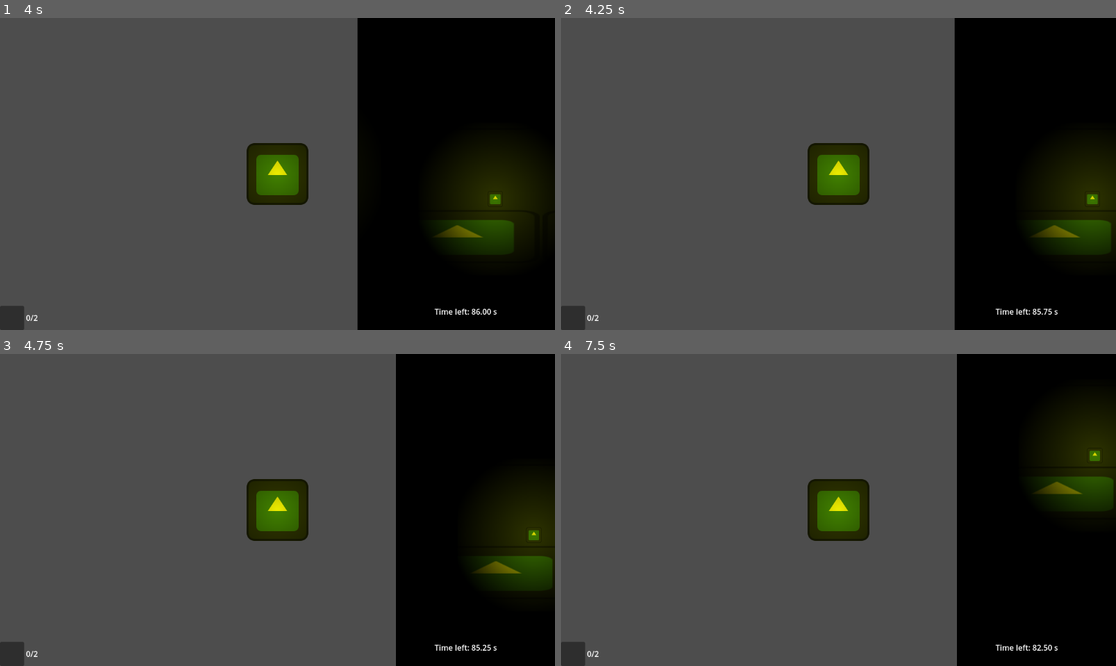
Above: before the commit, frames 1-4 (two rows, left to right).
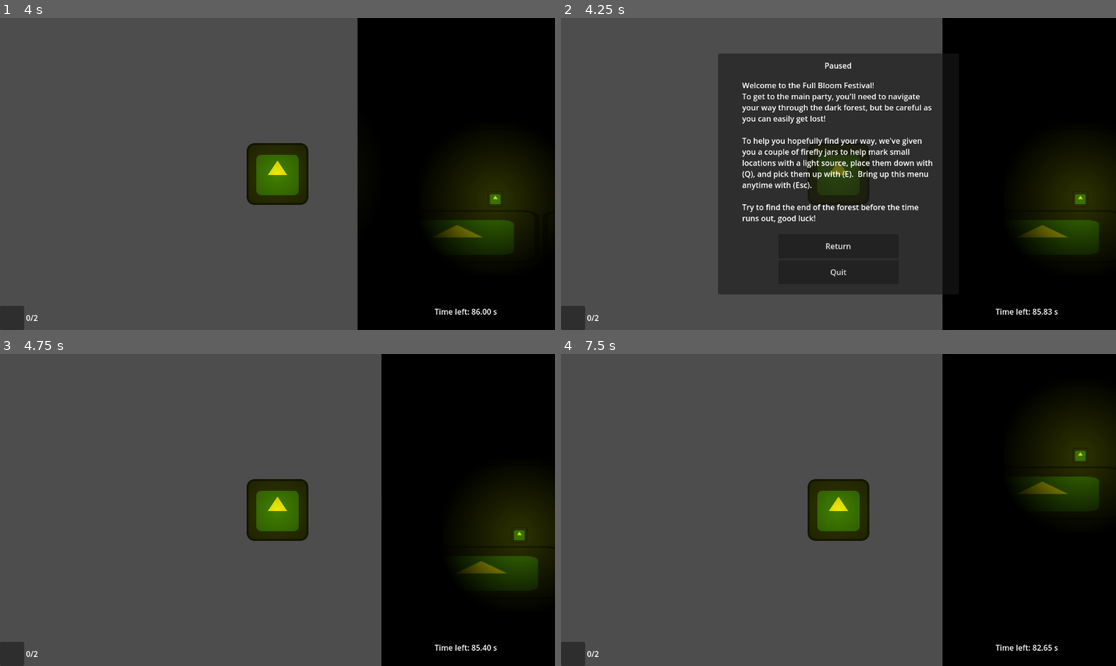
Above: after the commit, the same moments.

Repository: Abigail-Irvin/Bloom_Festival_Maze
Game: Godot game, scene res://scenes/world.tscn
The game is run twice, just before and just after one commit, with the same random seed, the same clock (stepped at 60 frames per second) and the same inputs. The engine's default icon, where the game draws it, is replaced by a stand-in: a white triangle on a blue panel in a dark square.
Inputs (mouse positions are in pixels of both pictures, inside the frame that each line leads up to):
- Up to frame 1 (4 s): tap Enter at 0.5 s; hold Right (ui_right) 0.53-1.28 s; hold Q (drop) 0.53-1.28 s; tap E (pickup) at 0.8, 1.35, 2.3, 2.85, 3.8 s; hold Down (ui_down) 1.28-2.03 s; tap Q (drop) at 1.55, 3.05 s; hold Right (ui_right) 2.03-2.78 s; hold Q (drop) 2.03-2.78 s; tap Space at 2.75 s; hold Up (ui_up) 2.78-3.53 s; hold Left (ui_left) from 3.53 s (still down); hold Q (drop) from 3.53 s (still down)
- Up to frame 2 (4.25 s): keep holding Left (ui_left); keep holding Q (drop); tap Escape (pause, bound only after the commit) at 4.15 s
- Up to frame 3 (4.75 s): release Left (ui_left) at 4.25 s; release Q (drop) at 4.25 s; click (277, 581) at 4.25 s, where only the run after the commit has a clickable "Return"
- Up to frame 4 (7.5 s): tap Enter at 5 s; hold Left (ui_left) 5.03-5.78 s; tap E (pickup) at 5.1, 6.05, 6.6 s; tap Q (drop) at 5.3, 6.8 s; hold Down (ui_down) 5.78-6.53 s; hold Q (drop) 5.78-6.53 s; tap Space at 6.5 s; hold Right (ui_right) 6.53-7.28 s; hold Up (ui_up) from 7.28 s (still down); hold Q (drop) from 7.28 s (still down)

Frame 1 is identical in both runs. In frame 2, 32% of the frame differs, in the area x 28-100%, y 0-100%; in frame 3, 3.3%; in frame 4, 3.3%.

Commit message:
feat: adding in pause menu.

Diff:
--- a/project.godot
+++ b/project.godot
@@ -27,6 +27,11 @@
 "events": [Object(InputEventKey,"resource_local_to_scene":false,"resource_name":"","device":0,"window_id":0,"alt_presse …(189 unchanged characters)…
 ]
 }
+pause={
+"deadzone": 0.2,
+"events": [Object(InputEventKey,"resource_local_to_scene":false,"resource_name":"","device":0,"window_id":0,"alt_pressed":false,"shift_pressed":false,"ctrl_pressed":false,"meta_pressed":false,"pressed":false,"keycode":0,"physical_keycode":4194305,"key_label":0,"unicode":0,"location":0,"echo":false,"script":null)
+]
+}
 
 [rendering]
 
--- a/scenes/main_ui.tscn
+++ b/scenes/main_ui.tscn
@@ -4,7 +4,7 @@
 [ext_resource type="PackedScene" uid="uid://dxvvyj8m11pub" path="res://scenes/firefly_ui_element.tscn" id="1_fnul3"]
 [ext_resource type="PackedScene" uid="uid://cgxjfsdg62r3" path="res://scenes/time_left_ui_element.tscn" id="2_513t2"]
 
-[node name="MainUi" type="Control" node_paths=PackedStringArray("firefly_text_ref", "timer_text_ref")]
+[node name="MainUi" type="Control" node_paths=PackedStringArray("firefly_text_ref", "timer_text_ref", "pauseMenu")]
 layout_mode = 3
 anchors_preset = 15
 anchor_right = 1.0
@@ -14,6 +14,7 @@
 script = ExtResource("1_e6fyy")
 firefly_text_ref = NodePath("HBoxContainer/Firefly-sprite/firefly-textbox")
 timer_text_ref = NodePath("HBoxContainer/TimeLeftUiElement")
+pauseMenu = NodePath("Pause Menu")
 
 [node name="HBoxContainer" type="HBoxContainer" parent="."]
 layout_mode = 1
@@ -31,3 +32,69 @@
 
 [node name="TimeLeftUiElement" parent="HBoxContainer" instance=ExtResource("2_513t2")]
 layout_mode = 2
+
+[node name="Pause Menu" type="Panel" parent="."]
+custom_minimum_size = Vector2(500, 500)
+layout_mode = 1
+anchors_preset = 8
+anchor_left = 0.5
+anchor_top = 0.5
+anchor_right = 0.5
+anchor_bottom = 0.5
+grow_horizontal = 2
+grow_vertical = 2
+
+[node name="Text" type="VBoxContainer" parent="Pause Menu"]
+layout_mode = 1
+anchors_preset = 5
+anchor_left = 0.5
+anchor_right = 0.5
+offset_left = -75.0
+offset_right = 75.0
+offset_bottom = 54.0
+grow_horizontal = 2
+
+[node name="Paused" type="RichTextLabel" parent="Pause Menu/Text"]
+custom_minimum_size = Vector2(150, 50)
+layout_mode = 2
+text = "Paused"
+scroll_active = false
+horizontal_alignment = 1
+vertical_alignment = 1
+
+[node name="Instructions" type="RichTextLabel" parent="Pause Menu/Text"]
+custom_minimum_size = Vector2(400, 300)
+layout_mode = 2
+text = "Welcome to the Full Bloom Festival!
+To get to the main party, you'll need to navigate your way through the dark forest, but be careful as you can easily get lost!
+
+To help you hopefully find your way, we've given you a couple of firefly jars to help mark small locations with a light source, place them down with (Q), and pick them up with (E).  Bring up this menu anytime with (Esc).
+
+Try to find the end of the forest before the time runs out, good luck!"
+
+[node name="Buttons" type="VBoxContainer" parent="Pause Menu"]
+custom_minimum_size = Vector2(0, 125)
+layout_mode = 1
+anchors_preset = 7
+anchor_left = 0.5
+anchor_top = 1.0
+anchor_right = 0.5
+anchor_bottom = 1.0
+offset_left = -125.0
+offset_top = -104.0
+offset_right = 125.0
+grow_horizontal = 2
+grow_vertical = 0
+
+[node name="Return" type="Button" parent="Pause Menu/Buttons"]
+custom_minimum_size = Vector2(250, 50)
+layout_mode = 2
+text = "Return"
+
+[node name="Quit" type="Button" parent="Pause Menu/Buttons"]
+custom_minimum_size = Vector2(0, 50)
+layout_mode = 2
+text = "Quit"
+
+[connection signal="pressed" from="Pause Menu/Buttons/Return" to="." method="_on_return_pressed"]
+[connection signal="pressed" from="Pause Menu/Buttons/Quit" to="." method="_on_quit_pressed"]
--- a/scenes/player.tscn
+++ b/scenes/player.tscn
@@ -36,4 +36,5 @@
 
 [node name="CanvasLayer" type="CanvasLayer" parent="."]
 
-[node name="MainUi" parent="CanvasLayer" instance=ExtResource("3_qhqgy")]
+[node name="MainUi" parent="CanvasLayer" node_paths=PackedStringArray("playerNode") instance=ExtResource("3_qhqgy")]
+playerNode = NodePath("../..")
--- /dev/null
+++ b/scenes/win_tile.tscn
@@ -0,0 +1,16 @@
+[gd_scene load_steps=3 format=3 uid="uid://b447thhxmjkac"]
+
+[ext_resource type="Script" uid="uid://boolk7c2qw2w6" path="res://scripts/win_tile.gd" id="1_v6s66"]
+
+[sub_resource type="CircleShape2D" id="CircleShape2D_oaqdu"]
+radius = 109.0
+
+[node name="WinTile" type="Node2D"]
+script = ExtResource("1_v6s66")
+
+[node name="Area2D" type="Area2D" parent="."]
+
+[node name="CollisionShape2D" type="CollisionShape2D" parent="Area2D"]
+shape = SubResource("CircleShape2D_oaqdu")
+
+[connection signal="body_entered" from="Area2D" to="." method="_on_area_2d_body_entered"]
--- a/scenes/world.tscn
+++ b/scenes/world.tscn
@@ -1,9 +1,10 @@
-[gd_scene load_steps=7 format=3 uid="uid://ulfebemuajtu"]
+[gd_scene load_steps=8 format=3 uid="uid://ulfebemuajtu"]
 
 [ext_resource type="PackedScene" uid="uid://cn4jqbm8r7rjm" path="res://scenes/player.tscn" id="1_nnsk1"]
 [ext_resource type="PackedScene" uid="uid://b6j3eee6gs2a8" path="res://scenes/hedge.tscn" id="2_rwgxs"]
 [ext_resource type="PackedScene" uid="uid://cj0ktmw1bfsyp" path="res://scenes/backdrop.tscn" id="3_4wyf3"]
 [ext_resource type="PackedScene" uid="uid://bw358dmdadh3t" path="res://scenes/firefly_jar.tscn" id="4_k0juu"]
+[ext_resource type="PackedScene" uid="uid://b447thhxmjkac" path="res://scenes/win_tile.tscn" id="5_71j4m"]
 
 [sub_resource type="Gradient" id="Gradient_rwgxs"]
 offsets = PackedFloat32Array(0, 0.012987, 0.207792)
@@ -113,3 +114,6 @@
 scale = Vector2(54.7188, 34.25)
 blend_mode = 1
 texture = SubResource("GradientTexture2D_4wyf3")
+
+[node name="WinTile" parent="." instance=ExtResource("5_71j4m")]
+position = Vector2(2151, 900)
--- a/scripts/main_ui.gd
+++ b/scripts/main_ui.gd
@@ -2,7 +2,22 @@
 @export var firefly_text_ref: RichTextLabel = null
 @export var timer_text_ref: RichTextLabel = null
 @export var max_fireflies: int = 2
+@export var playerNode: Node = null
+@export var pauseMenu: Node = null
 
 func ui_update(count: int, time_left: float) -> void:
 	firefly_text_ref.text = str(count) + "/" + str(max_fireflies)
 	timer_text_ref.text = "Time left: " + str("%0.2f" % time_left, " s")
+
+
+func _on_return_pressed() -> void:
+	if playerNode:
+		playerNode.toggle_pause()
+
+
+func _on_quit_pressed() -> void:
+	if playerNode:
+		playerNode.exit_game()
+
+func toggle_pause_menu(paused: bool):
+	pauseMenu.set_visible(paused)
--- a/scripts/player.gd
+++ b/scripts/player.gd
@@ -1,15 +1,29 @@
+# Author: Abigail Irvin
 extends CharacterBody2D
 
 
-const SPEED = 300.0
+const SPEED: float = 300.0
+var win_state: int = 0
+var paused: bool = false
 @export var MainUi: Control = null
 @export var firefly_count: int = 0
 @export var time_left: float = 90
 @onready var firefly_jar = preload("res://scenes/firefly_jar.tscn")
 
+func _ready() -> void:
+	MainUi.toggle_pause_menu(paused)
+
 func _physics_process(delta: float) -> void:
-	# Get the input direction and handle the movement/deceleration.
-	# As good practice, you should replace UI actions with custom gameplay actions.
+	# Description
+	# ----------
+	# Basic physics process that handles basic movement for player.
+	#
+	# Parameters
+	# ----------
+	# delta : float
+	#	represents the time between frames, used to do time-based calculations
+	if is_locked():
+		return
 	var x_axis := Input.get_axis("ui_left", "ui_right")
 	if x_axis:
 		velocity.x = x_axis * SPEED
@@ -25,12 +39,48 @@
 	MainUi.ui_update(firefly_count, time_left)
 
 func _input(event: InputEvent) -> void:
+	# Description
+	# ----------
+	# Basic input process that handles pickup / drop commands. as well as
+	# pausing / unpausing the game.
+	#
+	# Parameters
+	# ----------
+	# event : InputEvent
+	#	input event given by user
+	if event.is_action_pressed("pause"):
+		toggle_pause()
+	if is_locked():
+		return
 	if event.is_action_pressed("drop") and firefly_count > 0:
 		firefly_count -= 1
 		var instance = firefly_jar.instantiate()
 		get_tree().root.add_child(instance)
 		instance.global_position = self.global_position
 
+func is_locked() -> bool:
+	# Description
+	# ----------
+	# Returns a bool stating if the game should be considered "locked"
+	# i.e. paused or won/lost.
+	return win_state or time_left < 0.0 or paused
 
 func add_light() -> void:
+	# Description
+	# ----------
+	# Callback function activated whenever the player picks up a light jar.
 	firefly_count += 1
+
+func win_game() -> void:
+	# Description
+	# ----------
+	# Callback function activated when player runs across the win area.
+	win_state = 1
+
+func toggle_pause() -> void:
+	if not (win_state or time_left < 0.0):
+		paused = !paused
+		MainUi.toggle_pause_menu(paused)
+
+func exit_game() -> void:
+	print("quit! :3")
--- /dev/null
+++ b/scripts/win_tile.gd
@@ -0,0 +1,6 @@
+extends Node2D
+
+
+func _on_area_2d_body_entered(body: Node2D) -> void:
+	if body.name == "Player":
+		body.win_game()
Not shown, added: scripts/win_tile.gd.uid
